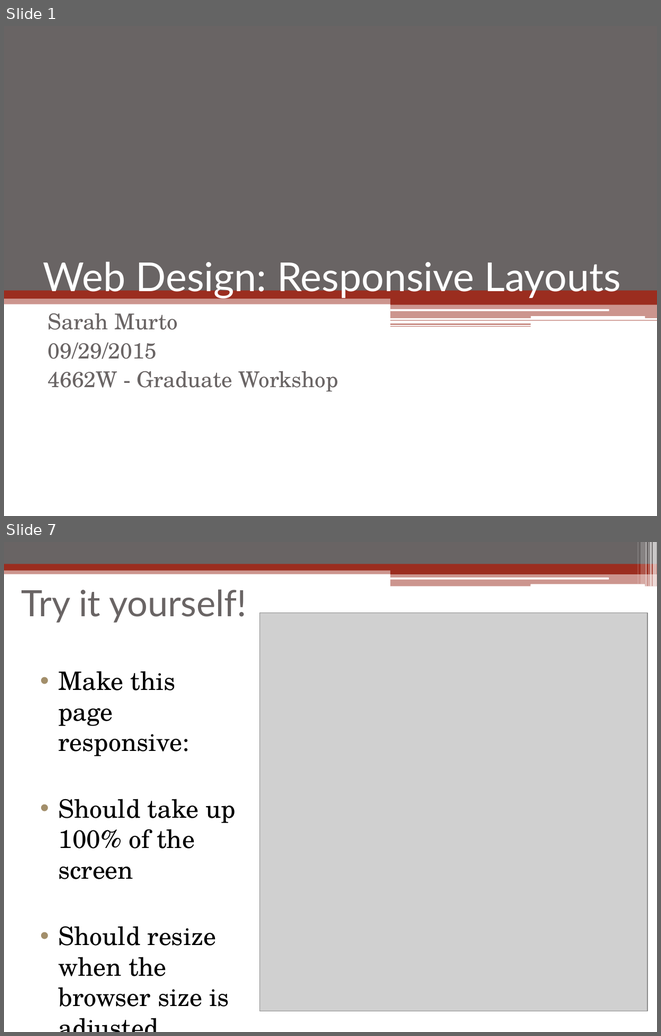
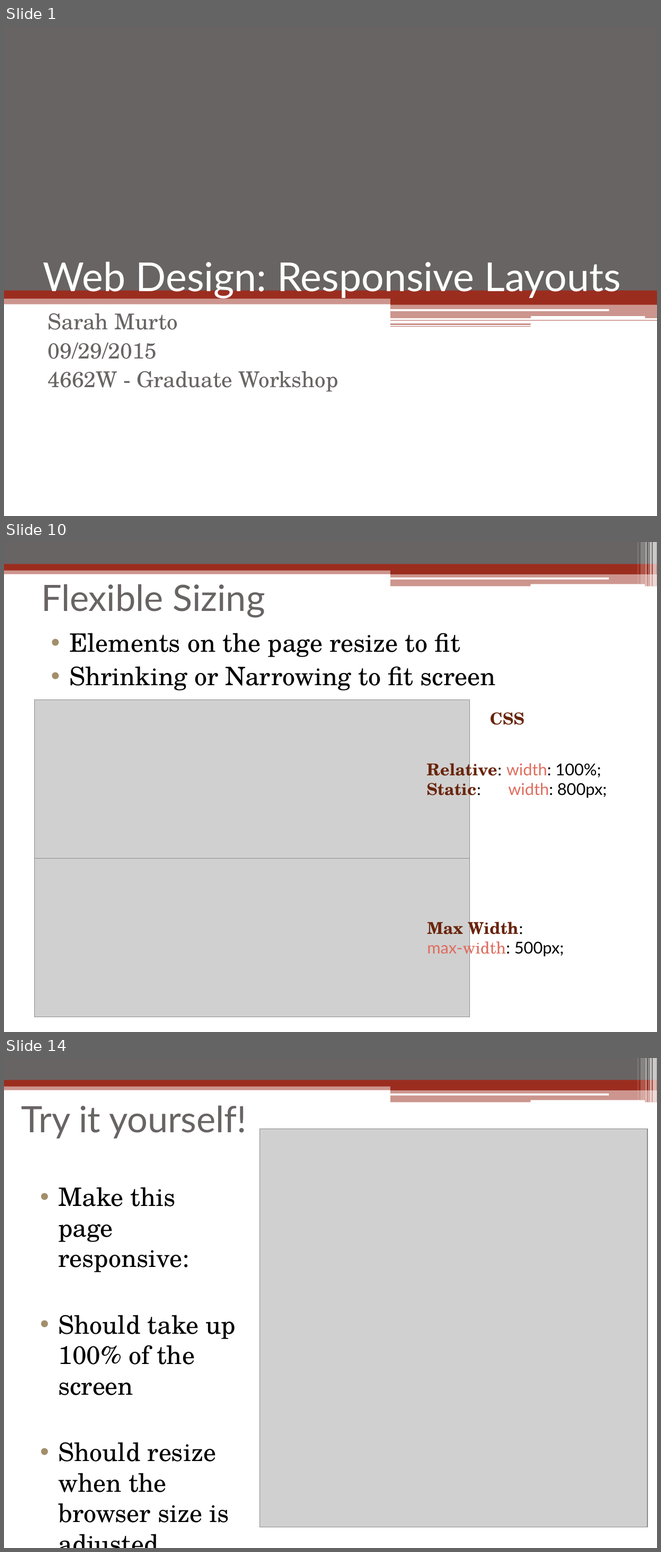
Before and after one commit to linuxbo/WriteDigTech, a slide deck: Workshop/Workshop_Sarah_Murto.pptx. Shown one above the other, each under a label of ours: slides 1 and 7 before the commit, slides 1, 10 and 14 after it; the slides between them are not shown. The pictures are 661x1036 and 661x1552 pixels, drawn with LibreOffice and Linux fonts; fonts in the diff are those of the drawing; grey boxes stand for pictures. Boxes give left, top, right and bottom in pixels: in the first picture for what was removed or moved away, otherwise in the second. Text is boxed around its words. In the diff, an @@ line names an element or a change of style, - is before the commit and + after.

```diff
--- a/Workshop/Workshop_Sarah_Murto.pptx
+++ b/Workshop/Workshop_Sarah_Murto.pptx
@@ slide 10 added at <box>4,542,657,1032</box>, background #FFFFFF; not listed: 13 template elements that a slide beside it also shows @@
@@ title added at <box>41,584,265,617</box>, 40 pt, text #696464 @@
+Flexible Sizing
@@ text added at <box>69,633,496,690</box>, 28 pt, text #000000 @@
+• Elements on the page resize to fit
+• Shrinking or Narrowing to fit screen
@@ picture added at <box>35,700,470,859</box> @@
@@ text added at <box>490,712,524,725</box>, 18 pt, text #69240C, bold @@
+CSS
@@ text added at <box>426,758,607,801</box>, 18 pt, text #000000 @@
+Relative: width: 100%;
+Static: width: 800px;
@@ picture added at <box>35,858,470,1017</box> @@
@@ text added at <box>427,917,564,956</box>, 18 pt, text #DF6C5D @@
+Max Width:
+max-width: 500px;
@@ what was slide 7 is now slide 14 @@
```
Also in this commit, not shown: 5 slides changed, 10 other slides added, 5 slides removed, 1 other file.
